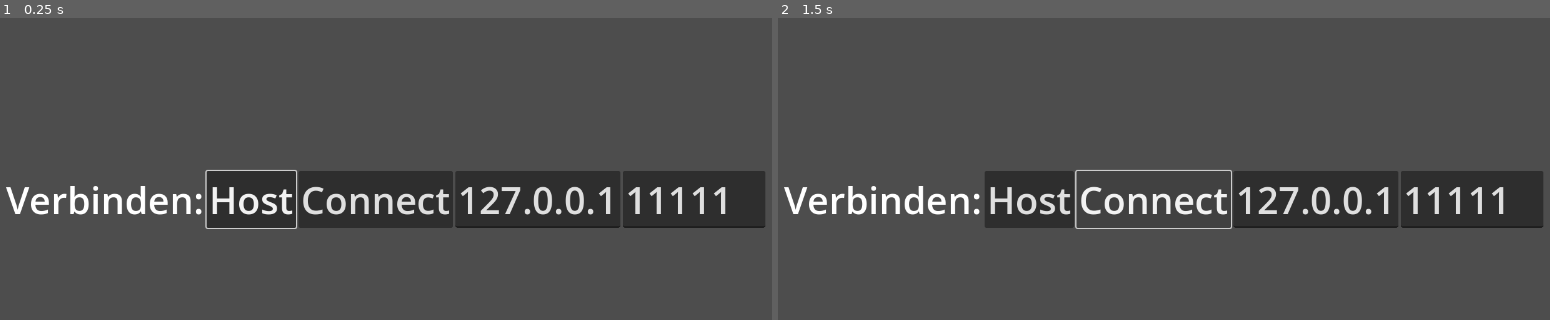
Above: before the commit, frames 1-2 (left to right).
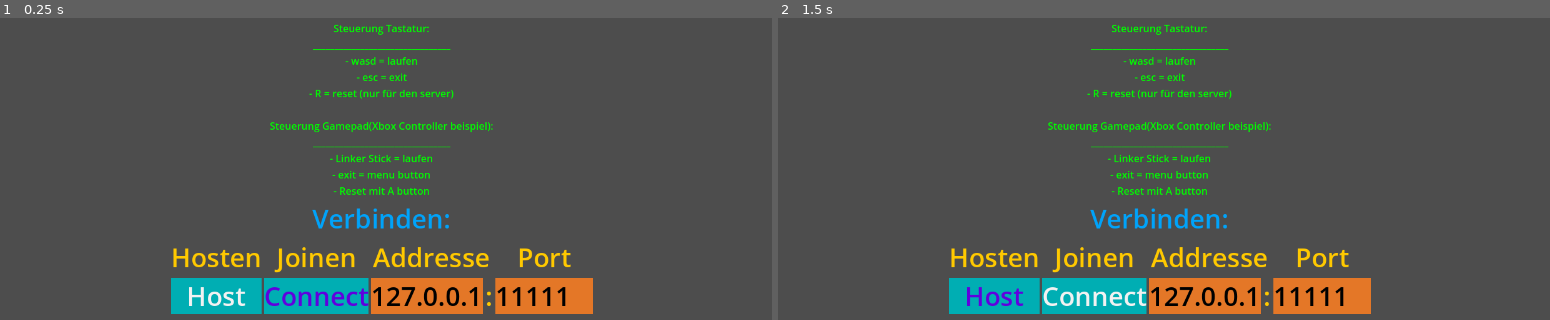
Above: after the commit, the same moments.

Repository: NIK-98/Paint_The_Ground
Game: Godot game, scene res://sceens/main.tscn
The game is run twice, just before and just after one commit, with the same random seed, the same clock (stepped at 60 frames per second) and the same inputs.
Inputs:
- Up to frame 1 (0.25 s): no input
- Up to frame 2 (1.5 s): click "Host" at 0.5 s; click "Connect" at 1.25 s

The runs differ from the first frame. In frame 1, 23% of the frame differs, in the area x 0-100%, y 2-99%; in frame 2, 21%.

Commit message:
start bildschier angefangen zu gestalten

Diff:
--- a/sceens/main.tscn
+++ b/sceens/main.tscn
@@ -1,7 +1,53 @@
-[gd_scene load_steps=3 format=3 uid="uid://cny2f4chevd1r"]
+[gd_scene load_steps=14 format=3 uid="uid://cny2f4chevd1r"]
 
 [ext_resource type="Script" path="res://scripts/main.gd" id="1_jo5ss"]
 [ext_resource type="Script" path="res://scripts/Host.gd" id="2_rf3o8"]
+
+[sub_resource type="Theme" id="Theme_lp7i3"]
+
+[sub_resource type="StyleBoxFlat" id="StyleBoxFlat_qxaaj"]
+bg_color = Color(0, 0.682353, 0.701961, 1)
+
+[sub_resource type="StyleBoxFlat" id="StyleBoxFlat_s2dh5"]
+bg_color = Color(0, 0.682353, 0.701961, 1)
+
+[sub_resource type="StyleBoxFlat" id="StyleBoxFlat_83vjx"]
+bg_color = Color(0, 0.682353, 0.701961, 1)
+
+[sub_resource type="Theme" id="Theme_lvwad"]
+Button/colors/font_color = Color(0.376471, 0, 0.87451, 1)
+Button/styles/focus = SubResource("StyleBoxFlat_qxaaj")
+Button/styles/hover = SubResource("StyleBoxFlat_s2dh5")
+Button/styles/normal = SubResource("StyleBoxFlat_83vjx")
+Button/styles/pressed = null
+
+[sub_resource type="Theme" id="Theme_s33f1"]
+Button/colors/font_color = Color(0.376471, 0, 0.87451, 1)
+Button/styles/focus = SubResource("StyleBoxFlat_qxaaj")
+Button/styles/hover = SubResource("StyleBoxFlat_s2dh5")
+Button/styles/normal = SubResource("StyleBoxFlat_83vjx")
+Button/styles/pressed = null
+
+[sub_resource type="StyleBoxFlat" id="StyleBoxFlat_w8tww"]
+bg_color = Color(0.894118, 0.466667, 0.152941, 1)
+
+[sub_resource type="StyleBoxFlat" id="StyleBoxFlat_y8ive"]
+bg_color = Color(0.894118, 0.466667, 0.152941, 1)
+
+[sub_resource type="StyleBoxFlat" id="StyleBoxFlat_hfxwm"]
+bg_color = Color(0.894118, 0.466667, 0.152941, 1)
+
+[sub_resource type="Theme" id="Theme_ihe75"]
+LineEdit/colors/font_color = Color(0, 0, 0, 1)
+LineEdit/styles/focus = SubResource("StyleBoxFlat_w8tww")
+LineEdit/styles/normal = SubResource("StyleBoxFlat_y8ive")
+LineEdit/styles/read_only = SubResource("StyleBoxFlat_hfxwm")
+
+[sub_resource type="Theme" id="Theme_4377g"]
+LineEdit/colors/font_color = Color(0, 0, 0, 1)
+LineEdit/styles/focus = SubResource("StyleBoxFlat_w8tww")
+LineEdit/styles/normal = SubResource("StyleBoxFlat_y8ive")
+LineEdit/styles/read_only = SubResource("StyleBoxFlat_hfxwm")
 
 [node name="main" type="Node"]
 script = ExtResource("1_jo5ss")
@@ -17,60 +63,120 @@
 [node name="UI" type="Control" parent="."]
 process_mode = 3
 layout_mode = 3
-anchors_preset = 4
-anchor_top = 0.5
-anchor_bottom = 0.5
-offset_left = 32.0
-offset_top = -40.0
-offset_right = 72.0
-grow_vertical = 2
+anchors_preset = 0
+offset_left = 296.0
+offset_top = 120.0
+offset_right = 336.0
+offset_bottom = 160.0
+theme = SubResource("Theme_lp7i3")
 
 [node name="Net" type="VBoxContainer" parent="UI"]
 layout_mode = 0
 offset_right = 40.0
 offset_bottom = 40.0
 
+[node name="Steuerung" type="Label" parent="UI/Net"]
+layout_mode = 2
+theme_override_colors/font_color = Color(0, 1, 0, 1)
+theme_override_font_sizes/font_size = 16
+text = "Steuerung Tastatur:
+________________________________
+- wasd = laufen
+- esc = exit
+- R = reset (nur für den server)
+
+Steuerung Gamepad(Xbox Controller beispiel):
+________________________________
+- Linker Stick = laufen
+- exit = menu button
+- Reset mit A button"
+horizontal_alignment = 1
+
+[node name="Label" type="Label" parent="UI/Net"]
+layout_mode = 2
+theme_override_colors/font_color = Color(0, 0.639216, 0.980392, 1)
+theme_override_font_sizes/font_size = 42
+text = "Verbinden:"
+horizontal_alignment = 1
+vertical_alignment = 1
+
 [node name="Options" type="HBoxContainer" parent="UI/Net"]
 layout_mode = 2
-
-[node name="Label" type="Label" parent="UI/Net/Options"]
-layout_mode = 2
-theme_override_font_sizes/font_size = 60
-text = "Verbinden:"
 
 [node name="o1" type="VBoxContainer" parent="UI/Net/Options"]
 layout_mode = 2
 
+[node name="Label" type="Label" parent="UI/Net/Options/o1"]
+layout_mode = 2
+theme_override_colors/font_color = Color(1, 0.788235, 0, 1)
+theme_override_font_sizes/font_size = 42
+text = "Hosten"
+horizontal_alignment = 1
+
 [node name="Host" type="Button" parent="UI/Net/Options/o1"]
 layout_mode = 2
-theme_override_font_sizes/font_size = 60
+theme = SubResource("Theme_lvwad")
+theme_override_font_sizes/font_size = 42
 text = "Host"
 script = ExtResource("2_rf3o8")
 
 [node name="o2" type="VBoxContainer" parent="UI/Net/Options"]
 layout_mode = 2
 
+[node name="Label" type="Label" parent="UI/Net/Options/o2"]
+layout_mode = 2
+theme_override_colors/font_color = Color(1, 0.788235, 0, 1)
+theme_override_font_sizes/font_size = 42
+text = "Joinen"
+horizontal_alignment = 1
+
 [node name="Connect" type="Button" parent="UI/Net/Options/o2"]
 layout_mode = 2
-theme_override_font_sizes/font_size = 60
+theme = SubResource("Theme_s33f1")
+theme_override_font_sizes/font_size = 42
 text = "Connect"
 
 [node name="o3" type="VBoxContainer" parent="UI/Net/Options"]
 layout_mode = 2
 
-[node name="Remote" type="LineEdit" parent="UI/Net/Options/o3"]
+[node name="Label" type="Label" parent="UI/Net/Options/o3"]
 layout_mode = 2
-theme_override_font_sizes/font_size = 60
+theme_override_colors/font_color = Color(1, 0.788235, 0, 1)
+theme_override_font_sizes/font_size = 42
+text = "Addresse"
+horizontal_alignment = 1
+
+[node name="remote1" type="HBoxContainer" parent="UI/Net/Options/o3"]
+layout_mode = 2
+
+[node name="Remote" type="LineEdit" parent="UI/Net/Options/o3/remote1"]
+layout_mode = 2
+theme = SubResource("Theme_ihe75")
+theme_override_font_sizes/font_size = 42
 text = "127.0.0.1"
 expand_to_text_length = true
 virtual_keyboard_type = 2
 
+[node name="punkt" type="Label" parent="UI/Net/Options/o3/remote1"]
+layout_mode = 2
+theme_override_colors/font_color = Color(1, 0.788235, 0, 1)
+theme_override_font_sizes/font_size = 42
+text = ":"
+
 [node name="o4" type="VBoxContainer" parent="UI/Net/Options"]
 layout_mode = 2
 
+[node name="Label" type="Label" parent="UI/Net/Options/o4"]
+layout_mode = 2
+theme_override_colors/font_color = Color(1, 0.788235, 0, 1)
+theme_override_font_sizes/font_size = 42
+text = "Port"
+horizontal_alignment = 1
+
 [node name="port" type="LineEdit" parent="UI/Net/Options/o4"]
 layout_mode = 2
-theme_override_font_sizes/font_size = 60
+theme = SubResource("Theme_4377g")
+theme_override_font_sizes/font_size = 42
 text = "11111"
 max_length = 5
 expand_to_text_length = true
--- a/scripts/level.gd
+++ b/scripts/level.gd
@@ -64,6 +64,7 @@
 func reset_game_status():
 	Global.Game_running = true
 	Global.Max_clients = len(multiplayer.get_peers())
+	$CanvasLayer/Start.visible = false
 
 
 func add_player(id: int):
@@ -128,4 +129,3 @@
 func _on_start_pressed():
 	global_alert.rpc("Game Gestartet!")
 	reset_game_status.rpc()
-	$CanvasLayer/Start.visible = false
--- a/scripts/main.gd
+++ b/scripts/main.gd
@@ -20,7 +20,7 @@
 
 
 func _on_host_pressed():
-	var txt : String = $UI/Net/Options/o3/Remote.text
+	var txt : String = $UI/Net/Options/o3/remote1/Remote.text
 	var port : String = $UI/Net/Options/o4/port.text
 	peer.create_server(port.to_int(),Global.Max_clients)
 	if not txt.is_valid_ip_address():
@@ -38,7 +38,7 @@
 
 
 func _on_connect_pressed():
-	var txt : String = $UI/Net/Options/o3/Remote.text
+	var txt : String = $UI/Net/Options/o3/remote1/Remote.text
 	var port : String = $UI/Net/Options/o4/port.text
 	if not txt.is_valid_ip_address():
 		OS.alert("Ist keine richtiege ip adresse.")
